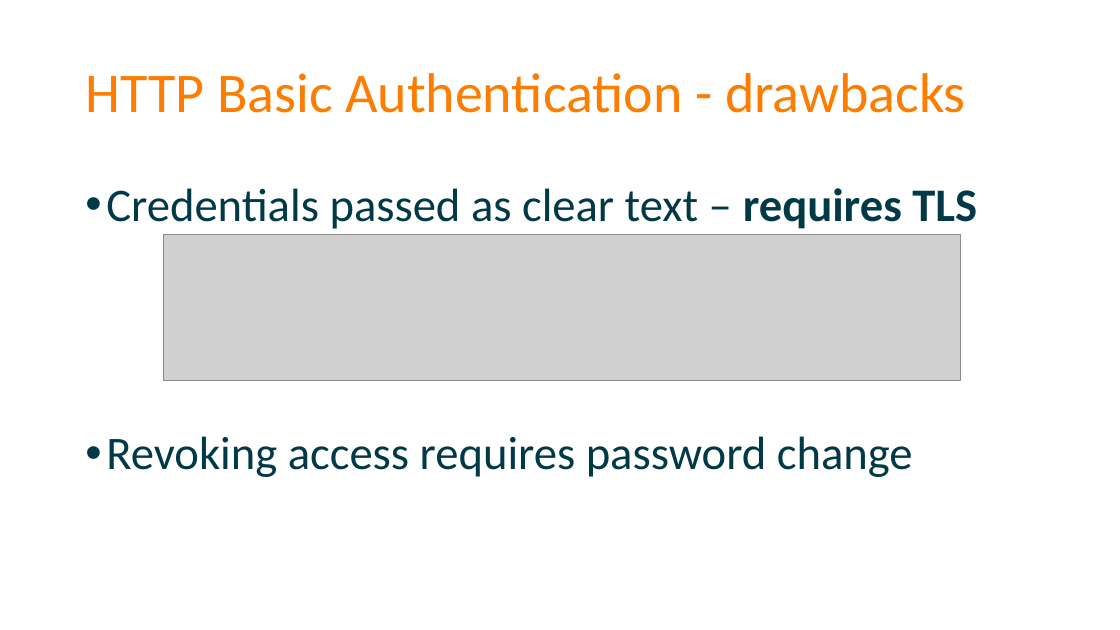
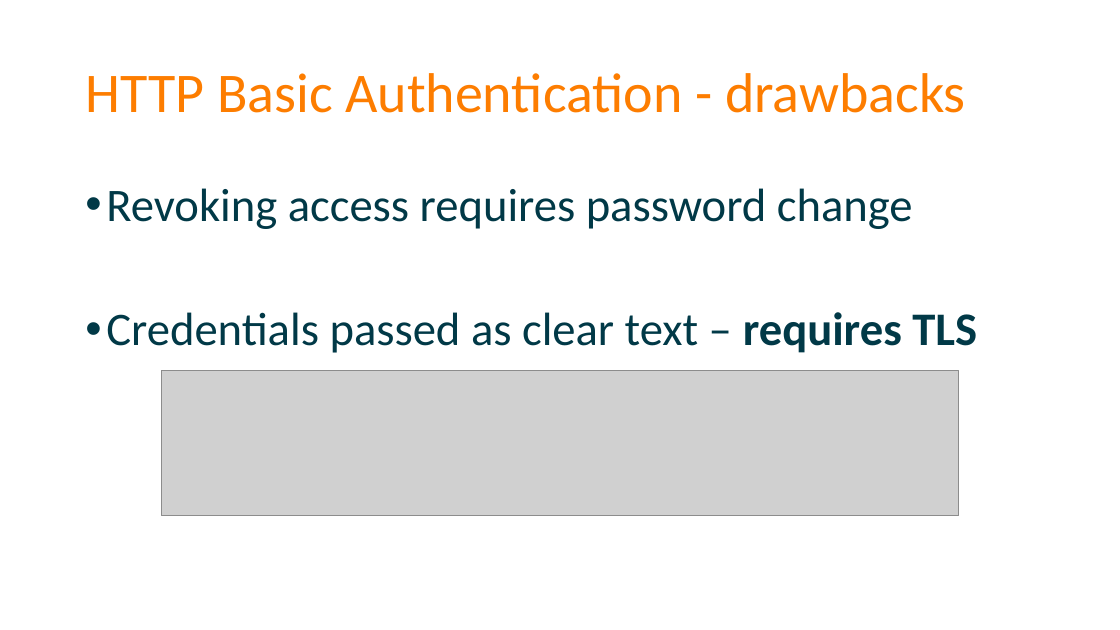
Before and after one commit to spetryjohnson/Securing-Your-API-Endpoints, a slide deck: slide 16 of Securing Your API Endpoints.pptx. Drawn at 1120x630 pixels with LibreOffice and Linux fonts; fonts in the diff are those of the drawing; grey boxes stand for pictures. Boxes give left, top, right and bottom in pixels: in the first picture for what was removed or moved away, otherwise in the second. Text is boxed around its words. In the diff, an @@ line names an element or a change of style, - is before the commit and + after.

```diff
--- a/Securing Your API Endpoints.pptx
+++ b/Securing Your API Endpoints.pptx
@@ text at (106,188,913,229): paragraph added @@
+• Revoking access requires password change
@@ picture: place and size @@
-picture at (163,235,961,381)
+picture at (161,371,960,516)
@@ text at (106,436,913,477): paragraph removed @@
-• Revoking access requires password change
```
Also in this commit, not shown: 9 other slides changed, 1 slide removed, 1 other file.
